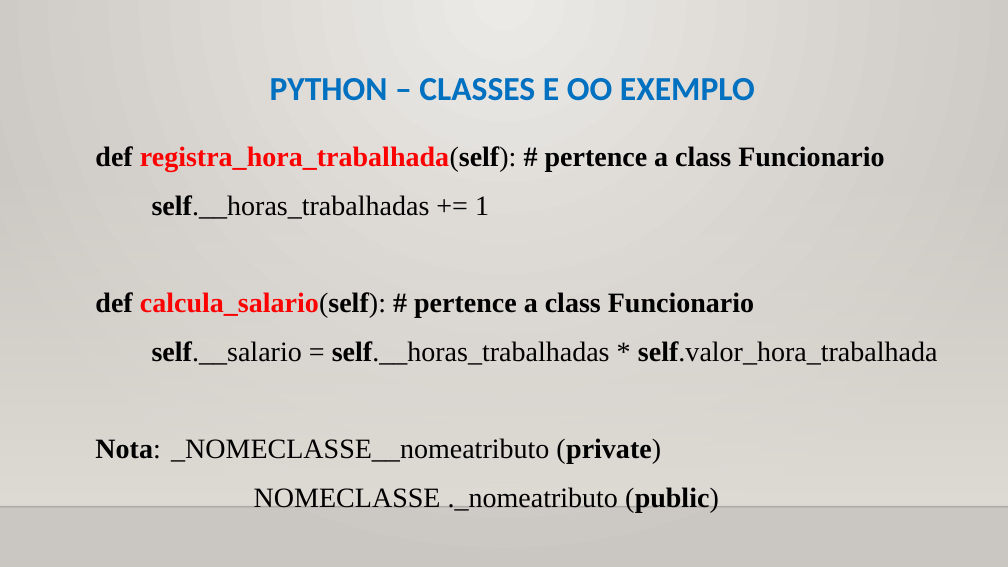
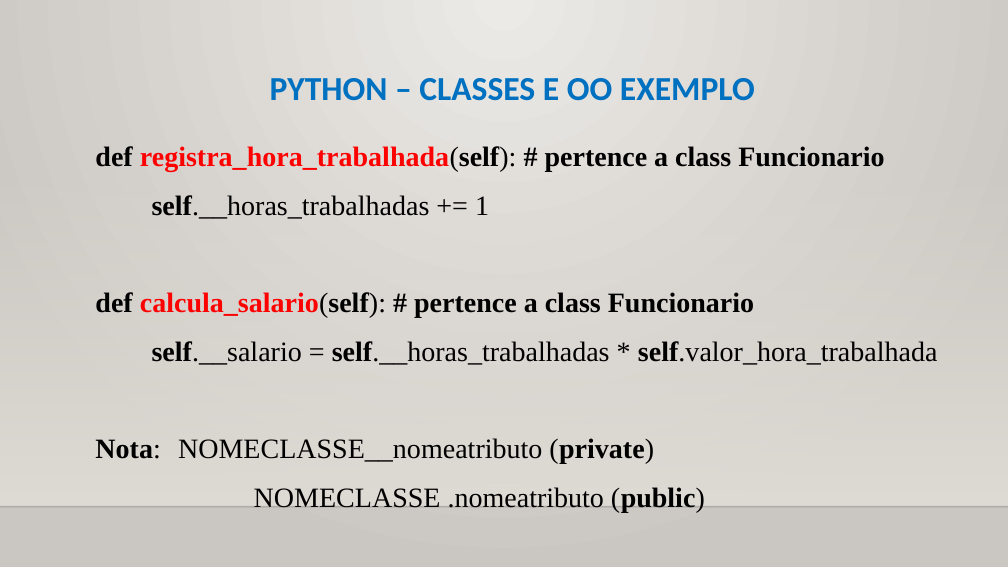
Before and after one commit to CloudEducationBrazil/WydenPythonParadigmas, a slide deck: slide 22 of 01 Classes/Aula 11 Programação Python - Classes - Orientação a Objetos.pptx. Drawn at 1008x567 pixels with LibreOffice and Linux fonts; fonts in the diff are those of the drawing; background and template pictures are left out. Boxes give left, top, right and bottom in pixels: in the first picture for what was removed or moved away, otherwise in the second. Text is boxed around its words. In the diff, an @@ line names an element or a change of style, - is before the commit and + after.

Commit message:
ajustesss Python Paradigma 02112023

```diff
--- a/01 Classes/Aula 11 Programação Python - Classes - Orientação a Objetos.pptx
+++ b/01 Classes/Aula 11 Programação Python - Classes - Orientação a Objetos.pptx
@@ text at [95,438,705,513]: text changed @@
-  Nota: _NOMECLASSE__nomeatributo (private)
-  NOMECLASSE ._nomeatributo (public)
+  Nota: NOMECLASSE__nomeatributo (private)
+  NOMECLASSE .nomeatributo (public)
```
Also in this commit, not shown: 6 other slides changed, 3 slides added.
